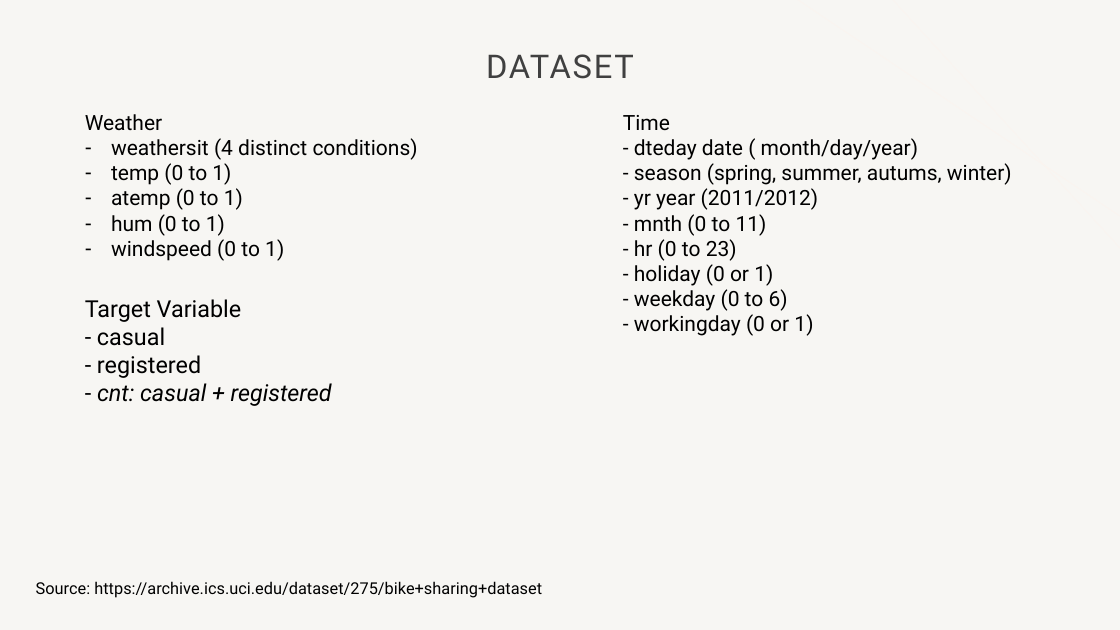
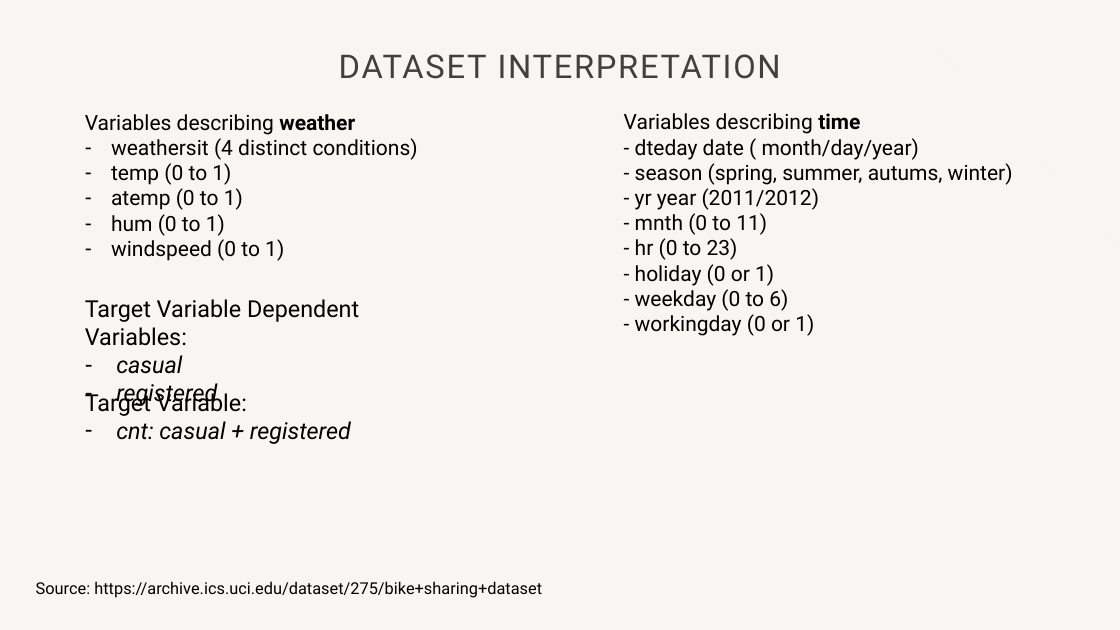
Before and after one commit to Vitalijs-Tickovs/Training_For_Accenture, a slide deck: slide 3 of Bike_Project/Mini project.pptx. Drawn at 1120x630 pixels with LibreOffice and Linux fonts; fonts in the diff are those of the drawing; background and template pictures are left out. Boxes give left, top, right and bottom in pixels: in the first picture for what was removed or moved away, otherwise in the second. Text is boxed around its words. In the diff, an @@ line names an element or a change of style, - is before the commit and + after.

Commit message:
made changes to presentation

```diff
--- a/Bike_Project/Mini project.pptx
+++ b/Bike_Project/Mini project.pptx
@@ title at [339,54,781,79]: text changed @@
-DATASET
+DATASET INTERPRETATION
@@ text at [85,114,355,135]: text changed @@
-Weather
+Variables describing weather
@@ text at [624,113,860,134]: text changed @@
-Time
+Variables describing time
@@ text at [85,299,359,407]: text changed @@
-Target Variable
-- casual
-- registered
-- cnt: casual + registered
+Target Variable Dependent Variables:
+– casual
+– registered
@@ text added at [85,390,351,444], 20 pt, text #000000, italic @@
+Target Variable:
+– cnt: casual + registered
```
Also in this commit, not shown: 4 other slides changed, 14 slides added, 10 slides removed, 1 other file.
